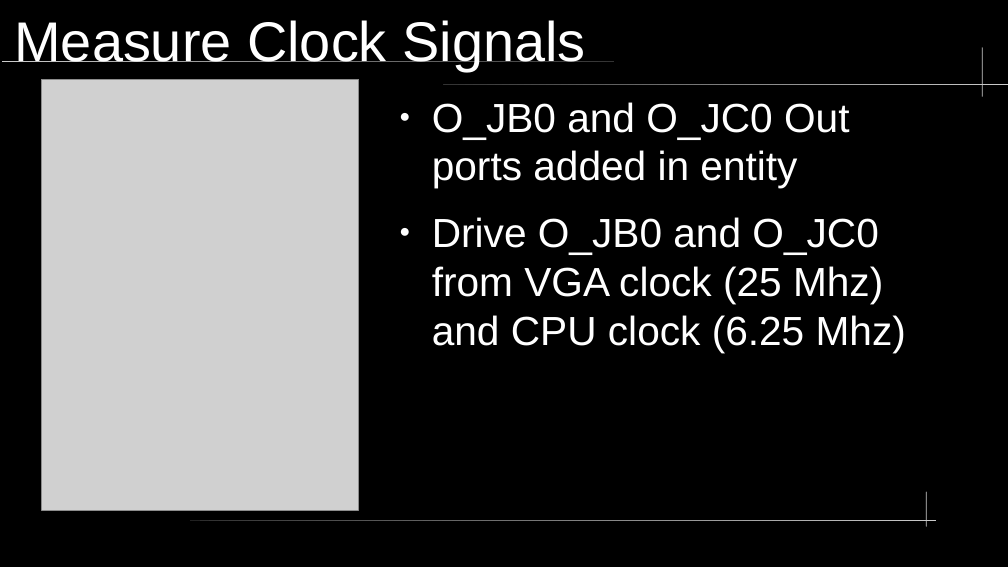
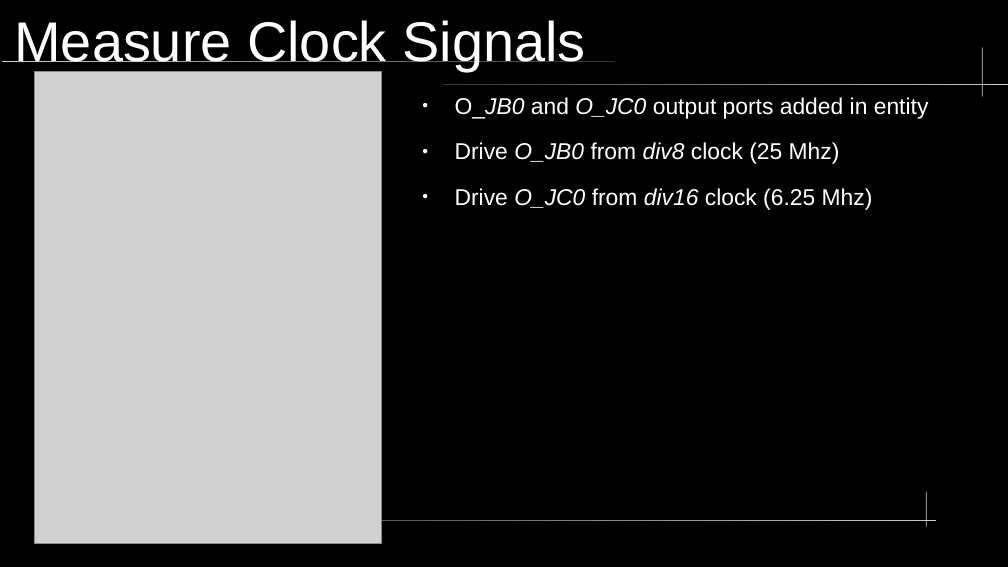
Before and after one commit to neiderm/retro_comp_fpga, a slide deck: slide 6 of docs/soc_t80_vga_clk.odp (slide 7 before the commit). Drawn at 1008x567 pixels with LibreOffice and Linux fonts; fonts in the diff are those of the drawing; grey boxes stand for pictures; background and template pictures are left out. Boxes give left, top, right and bottom in pixels: in the first picture for what was removed or moved away, otherwise in the second. Text is boxed around its words. In the diff, an @@ line names an element or a change of style, - is before the commit and + after.

```diff
--- a/docs/soc_t80_vga_clk.odp
+++ b/docs/soc_t80_vga_clk.odp
@@ picture: place and size @@
-picture at bbox=[42, 80, 359, 510]
+picture at bbox=[35, 72, 381, 544]
@@ text at bbox=[455, 97, 929, 210]: text changed; size 32 to 18 pt @@
-● O_JB0 and O_JC0 Out ports added in entity
-● Drive O_JB0 and O_JC0 from VGA clock (25 Mhz) and CPU clock (6.25 Mhz)
+● O_JB0 and O_JC0 output ports added in entity
+● Drive O_JB0 from div8 clock (25 Mhz)
+● Drive O_JC0 from div16 clock (6.25 Mhz)
```
Also in this commit, not shown: 5 other slides changed, 3 slides added, 2 slides removed, 5 other files.
